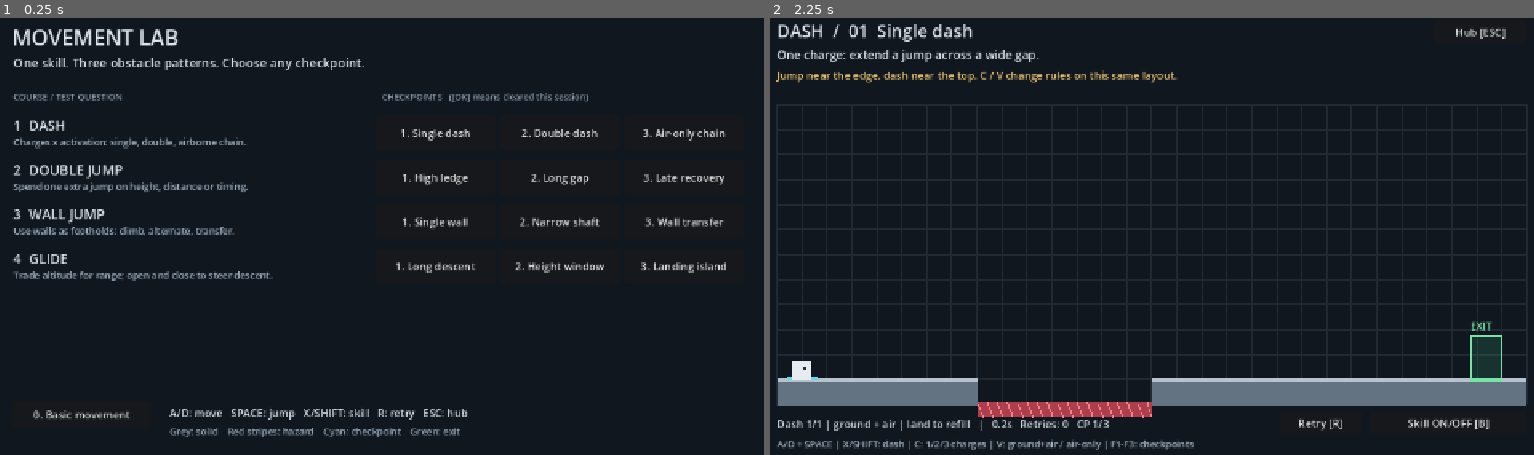
Above: before the commit, frames 1-2 (left to right).
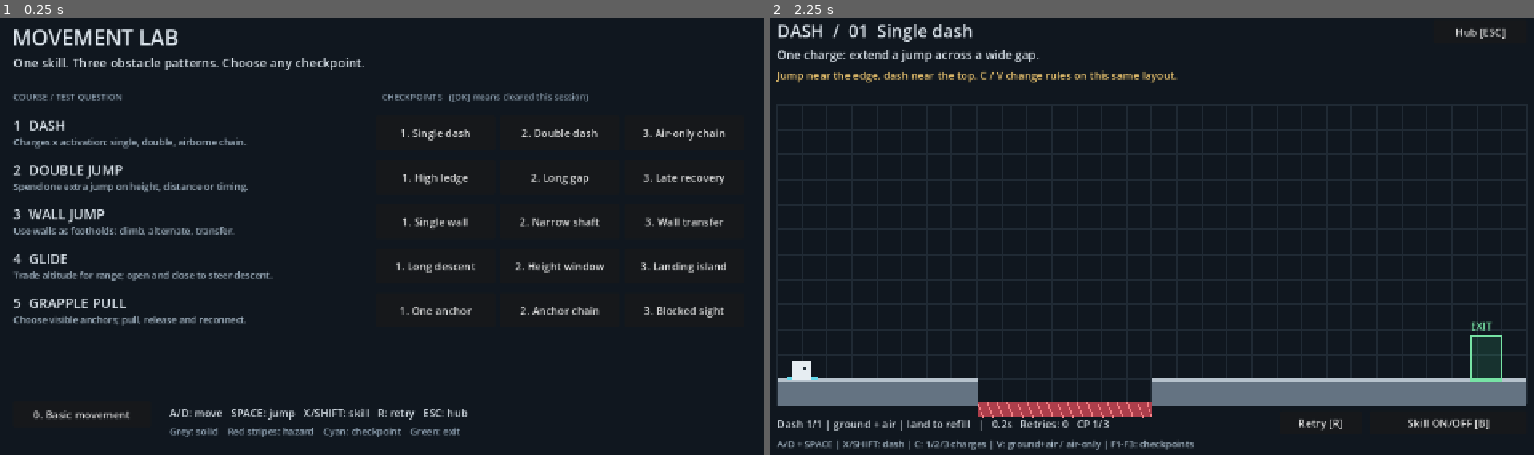
Above: after the commit, the same moments.

Repository: HsiYuGit/platformer-prototype
Game: Godot game, scene res://mechanics_lab.tscn
The game is run twice, just before and just after one commit, with the same random seed, the same clock (stepped at 60 frames per second) and the same inputs.
Inputs:
- Up to frame 1 (0.25 s): no input
- Up to frame 2 (2.25 s): click "1. Single dash" at 0.5 s; click "Hub [ESC]" at 1.25 s; click "1. Single dash" at 2 s

The runs differ from the first frame. In frame 1, 0.9% of the frame differs, in the area x 1-95%, y 64-71%; in frame 2, nothing differs.

Commit message:
Add grapple pull anchor chain and visibility course
Evaluate fixed-anchor pulling through single-anchor gaps, midair reconnection and obstructed routes. Highlight reachable visible targets, preserve physical collision and verify release-and-reconnect traversal from each checkpoint spawn.

Diff:
--- /dev/null
+++ b/abilities/grapple.gd
@@ -0,0 +1,42 @@
+extends RefCounted
+
+const RANGE := 480.0
+var attached := false
+var target := Vector2.ZERO
+var candidate := Vector2.ZERO
+var has_candidate := false
+
+func tick(p, delta: float) -> void:
+	has_candidate = false
+	var nearest := RANGE
+	for point: Vector2 in p.room.anchors:
+		var offset: Vector2 = point - p.global_position
+		var distance := offset.length()
+		if distance < 40 or distance > nearest or offset.x * p.facing < -20:
+			continue
+		var ray := PhysicsRayQueryParameters2D.create(p.global_position, point, 1, [p.get_rid()])
+		if not p.get_world_2d().direct_space_state.intersect_ray(ray).is_empty():
+			continue
+		nearest = distance
+		candidate = point
+		has_candidate = true
+	if Input.is_action_just_pressed("skill") and has_candidate:
+		target = candidate
+		attached = true
+	if not Input.is_action_pressed("skill"):
+		attached = false
+	if attached:
+		var offset: Vector2 = target - p.global_position
+		p.velocity = offset.normalized() * minf(540, offset.length() / delta)
+
+func status() -> String:
+	if attached:
+		return "Grapple: ATTACHED | release X to let go"
+	return "Grapple: %s | range 480" % ("TARGET READY" if has_candidate else "no visible target ahead")
+
+func draw_overlay(p) -> void:
+	if attached:
+		p.draw_line(Vector2.ZERO, target - p.global_position, Color("f2ca72"), 3)
+	elif has_candidate:
+		p.draw_line(Vector2.ZERO, candidate - p.global_position, Color(0.95, 0.8, 0.45, 0.35), 1)
+		p.draw_rect(Rect2(candidate - p.global_position - Vector2(13, 13), Vector2(26, 26)), Color("f2ca72"), false, 2)
--- a/lab.gd
+++ b/lab.gd
@@ -3,7 +3,7 @@
 const PLAYER = preload("res://player.tscn")
 const ROOM = preload("res://room.gd")
 const BASELINE = preload("res://levels/baseline.gd")
-const LEVELS: Array = [preload("res://levels/dash.gd"), preload("res://levels/double_jump.gd"), preload("res://levels/wall_jump.gd"), preload("res://levels/glide.gd")]
+const LEVELS: Array = [preload("res://levels/dash.gd"), preload("res://levels/double_jump.gd"), preload("res://levels/wall_jump.gd"), preload("res://levels/glide.gd"), preload("res://levels/grapple.gd")]
 
 var ui: Control
 var world: Node2D
--- /dev/null
+++ b/levels/grapple.gd
@@ -0,0 +1,26 @@
+extends RefCounted
+
+const ID = "grapple"
+const TITLE = "GRAPPLE PULL"
+const SUMMARY = "Choose visible anchors; pull, release and reconnect."
+const ABILITY = preload("res://abilities/grapple.gd")
+const CONTROLS = "A/D: face / move | SPACE: jump | Hold X/SHIFT: pull to highlighted anchor | Release + press: reconnect"
+
+static func rooms() -> Array:
+	return [
+		{"name": "One anchor", "question": "Reach: use an overhead anchor to cross a gap beyond jump range.",
+		"hint": "Walk near the edge until the gold target highlights. Hold X to pull; release and move right to land.",
+		"spawn": Vector2(80, 580), "exit": Rect2(1150, 480, 50, 70),
+		"platforms": [Rect2(40, 600, 260, 40), Rect2(740, 550, 500, 90)],
+		"anchors": [Vector2(620, 300)], "hazards": [Rect2(300, 635, 440, 25)]},
+		{"name": "Anchor chain", "question": "Sequence: connect two anchors without touching the ground.",
+		"hint": "Reach the first anchor, release X, then press again to select the next highlighted anchor.",
+		"spawn": Vector2(80, 580), "exit": Rect2(1150, 530, 50, 70),
+		"platforms": [Rect2(40, 600, 210, 40), Rect2(930, 600, 310, 40)],
+		"anchors": [Vector2(450, 320), Vector2(800, 280)], "hazards": [Rect2(250, 635, 680, 25)]},
+		{"name": "Blocked sight", "question": "Routing: solid walls block targeting, so approach from above.",
+		"hint": "The far anchor is behind a wall. Use the high anchor first, then reconnect over the wall.",
+		"spawn": Vector2(80, 580), "exit": Rect2(1150, 510, 50, 70),
+		"platforms": [Rect2(40, 600, 260, 40), Rect2(560, 360, 60, 280), Rect2(900, 580, 340, 60)],
+		"anchors": [Vector2(470, 260), Vector2(770, 310)], "hazards": [Rect2(300, 635, 260, 25), Rect2(620, 635, 280, 25)]},
+	]
--- a/tests/routes.json
+++ b/tests/routes.json
@@ -399,5 +399,68 @@
       "frames": 180,
       "move_right": true
     }
+  ],
+  "grapple:0": [
+    {
+      "move_right": true,
+      "x": 282
+    },
+    {
+      "skill": true,
+      "frames": 60,
+      "move_right": true
+    },
+    {
+      "frames": 160,
+      "move_right": true
+    }
+  ],
+  "grapple:1": [
+    {
+      "move_right": true,
+      "x": 230
+    },
+    {
+      "skill": true,
+      "frames": 50,
+      "move_right": true
+    },
+    {
+      "frames": 2,
+      "move_right": true
+    },
+    {
+      "skill": true,
+      "frames": 48,
+      "move_right": true
+    },
+    {
+      "frames": 150,
+      "move_right": true
+    }
+  ],
+  "grapple:2": [
+    {
+      "move_right": true,
+      "x": 280
+    },
+    {
+      "skill": true,
+      "frames": 50,
+      "move_right": true
+    },
+    {
+      "frames": 2,
+      "move_right": true
+    },
+    {
+      "skill": true,
+      "frames": 45,
+      "move_right": true
+    },
+    {
+      "frames": 170,
+      "move_right": true
+    }
   ]
 }
Not shown, changed: README.md
Not shown, changed: docs/VALIDATION.md
